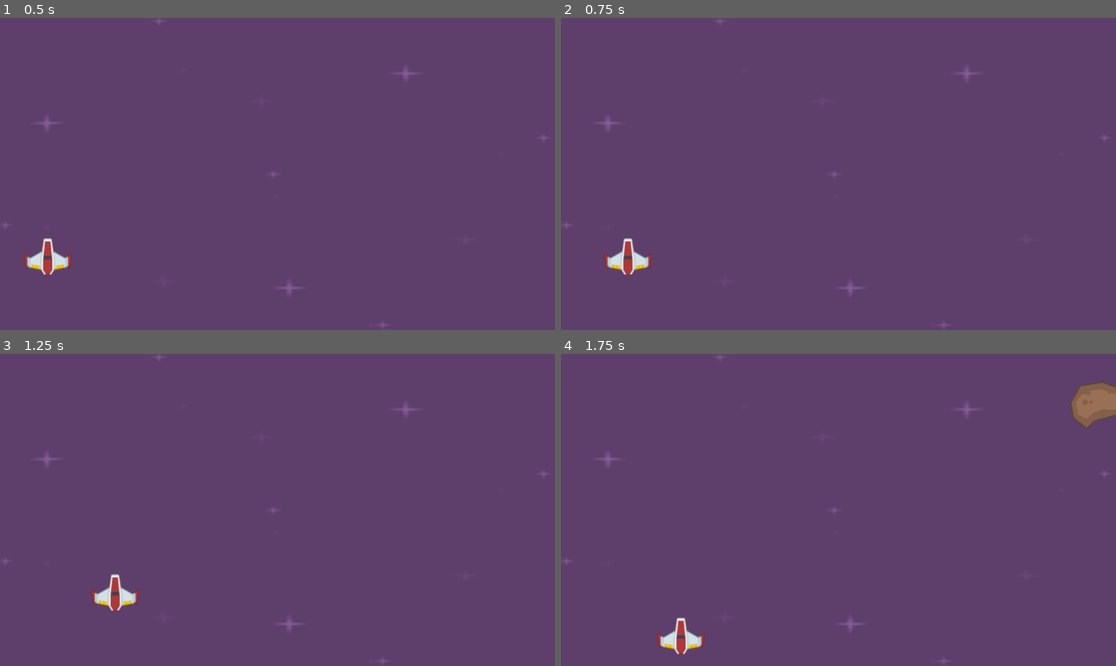
Above: before the commit, frames 1-4 (two rows, left to right).
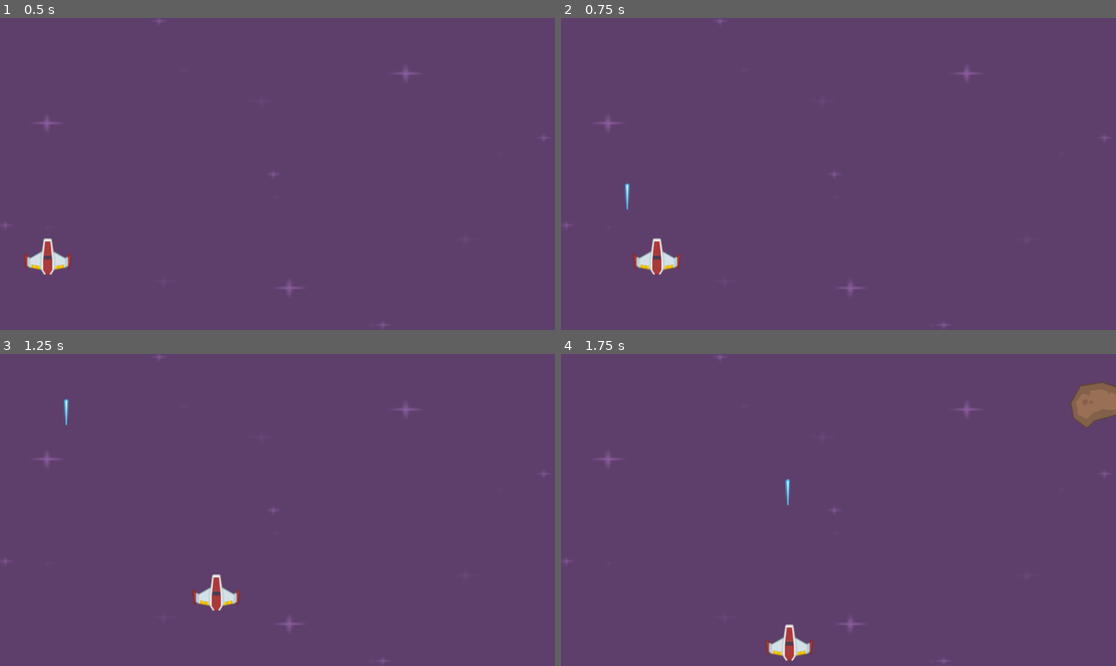
Above: after the commit, the same moments.

Repository: knguyennt/space-shooter
Game: Godot game, scene res://scenes/level.tscn
Two runs of this game, one before a commit and one after it. Both use one fixed random seed, a clock stepped at 60 frames per second and the inputs below.
Inputs:
- Up to frame 1 (0.5 s): no input
- Up to frame 2 (0.75 s): tap Enter at 0.5 s; hold Right (right yeah) from 0.53 s (still down); tap Space (shoot, bound only after the commit) at 0.6 s
- Up to frame 3 (1.25 s): keep holding Right (right yeah)
- Up to frame 4 (1.75 s): release Right (right yeah) at 1.28 s; hold Down (ui_down) from 1.28 s (still down); tap Space (shoot, bound only after the commit) at 1.35 s

Frame 1 is identical in both runs. In frame 2, 0.9% of the frame differs, in the area x 7-22%, y 53-83%; in frame 3, 1.1%; in frame 4, 1.1%, in the area x 17-46%, y 40-99%.

Commit message:
feat: add laser shoot

Diff:
--- a/project.godot
+++ b/project.godot
@@ -22,3 +22,8 @@
 "events": [Object(InputEventKey,"resource_local_to_scene":false,"resource_name":"","device":0,"window_id":0,"alt_presse …(194 unchanged characters)…
 ]
 }
+shoot={
+"deadzone": 0.2,
+"events": [Object(InputEventKey,"resource_local_to_scene":false,"resource_name":"","device":-1,"window_id":0,"alt_pressed":false,"shift_pressed":false,"ctrl_pressed":false,"meta_pressed":false,"pressed":false,"keycode":0,"physical_keycode":32,"key_label":0,"unicode":32,"location":0,"echo":false,"script":null)
+]
+}
--- /dev/null
+++ b/scenes/laser.gd
@@ -0,0 +1,11 @@
+extends Node2D
+
+
+# Called when the node enters the scene tree for the first time.
+func _ready() -> void:
+	pass # Replace with function body.
+@export var speed := 500
+
+# Called every frame. 'delta' is the elapsed time since the previous frame.
+func _process(delta: float) -> void:
+	position.y -= speed * delta
--- a/scenes/laser.tscn
+++ b/scenes/laser.tscn
@@ -1,11 +1,13 @@
-[gd_scene load_steps=3 format=3 uid="uid://dnnbkf741aden"]
+[gd_scene load_steps=4 format=3 uid="uid://dnnbkf741aden"]
 
+[ext_resource type="Script" uid="uid://ngm1tq267xts" path="res://scenes/laser.gd" id="1_a7dhc"]
 [ext_resource type="Texture2D" uid="uid://cws5e4enh6085" path="res://PNG/Lasers/laserBlue01.png" id="1_xmihv"]
 
 [sub_resource type="RectangleShape2D" id="RectangleShape2D_a7dhc"]
 size = Vector2(7, 53)
 
 [node name="laser" type="Node2D"]
+script = ExtResource("1_a7dhc")
 
 [node name="Area2D" type="Area2D" parent="."]
 
--- a/scenes/level.gd
+++ b/scenes/level.gd
@@ -15,7 +15,16 @@
 	print("meteor") # Replace with function body.
 
 var meteor_scence: PackedScene = load("res://scenes/meteor.tscn")
+var laser_scence: PackedScene = load("res://scenes/laser.tscn")
 
 func _on_meteor_timer_timeout() -> void:
 	var meteor = meteor_scence.instantiate()
 	$Meteors.add_child(meteor)
+
+
+func _on_player_laser(pos) -> void:
+	var laser = laser_scence.instantiate()
+	$Lasers.add_child(laser)
+	laser.position = pos
+
+	print("player shoot ", pos )
--- a/scenes/level.tscn
+++ b/scenes/level.tscn
@@ -52,4 +52,7 @@
 
 [node name="Meteors" type="Node2D" parent="."]
 
+[node name="Lasers" type="Node" parent="."]
+
+[connection signal="laser" from="Player" to="." method="_on_player_laser"]
 [connection signal="timeout" from="MeteorTimer" to="." method="_on_meteor_timer_timeout"]
--- a/scenes/player.gd
+++ b/scenes/player.gd
@@ -1,6 +1,8 @@
 extends CharacterBody2D
 
 @export var speed: int = 500
+var can_shoot := true
+signal laser(pos)
 # Called when the node enters the scene tree for the first time.
 func _ready() -> void:
 	position = Vector2(100,500) # Replace with function body.
@@ -13,3 +15,13 @@
 	var direction = Input.get_vector("ui_left", "ui_right", "ui_up", "ui_down")
 	velocity = direction * speed
 	move_and_slide()
+
+	# shoot input
+	if Input.is_action_just_pressed("shoot") and can_shoot:
+		can_shoot = false
+		$ShootTimer.start()
+		laser.emit($Marker2D.global_position)
+
+
+func _on_shoot_timer_timeout() -> void:
+	can_shoot = true
--- a/scenes/player.tscn
+++ b/scenes/player.tscn
@@ -6,7 +6,6 @@
 [node name="Player" type="CharacterBody2D"]
 collision_layer = 2
 script = ExtResource("1_g2els")
-speed = 200
 
 [node name="player" type="Sprite2D" parent="."]
 position = Vector2(-1, -4)
@@ -14,3 +13,12 @@
 
 [node name="CollisionPolygon2D" type="CollisionPolygon2D" parent="."]
 polygon = PackedVector2Array(-8, -43, 5, -43, 12, -15, 34, -3, 44, -9, 49, -9, 46, 20, 41, 17, 13, 23, 6, 34, -10, 34, -17, 22, -47, 20, -50, -9, -40, -4, -15, -16)
+
+[node name="Marker2D" type="Marker2D" parent="."]
+position = Vector2(1, -120)
+gizmo_extents = 37.0
+
+[node name="ShootTimer" type="Timer" parent="."]
+wait_time = 0.5
+
+[connection signal="timeout" from="ShootTimer" to="." method="_on_shoot_timer_timeout"]
Not shown, added: scenes/laser.gd.uid
